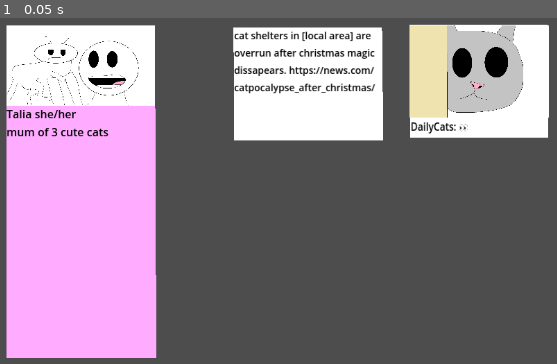
Above: before the commit, frame 1.
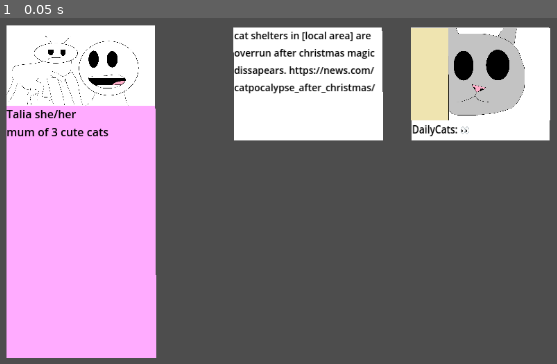
Above: after the commit, the same moment.

Repository: Wilvy10/Bonk
Game: Godot game, scene res://scenes/main_game.tscn
Two runs of this game, one before a commit and one after it. Both use one fixed random seed, a clock stepped at 60 frames per second and the inputs below. Before the commit the project starts from res://main_game.tscn.
Inputs:
- Up to frame 1 (0.05 s): no input

The runs differ from the first frame. In frame 1, 1.7% of the frame differs, in the area x 73-99%, y 1-36%.
Error after the commit: Parse Error: Expected indented block after function declaration. (res://scripts/post.gd:24)

Commit message:
added draggable
also added more files for general organisation

Diff:
--- a/sbgj-bonk(unnamed-project)/main_game.tscn
+++ /dev/null
@@ -1,69 +0,0 @@
-[gd_scene load_steps=3 format=3 uid="uid://ch3su8g5bqec0"]
-
-[ext_resource type="Texture2D" uid="uid://cg2405b3teyai" path="res://images/Person Icons/cat_person.png" id="1_yx7mw"]
-[ext_resource type="Texture2D" uid="uid://bov0ajova0mav" path="res://images/Post Icons/peeking_cat.png" id="2_ykeeq"]
-
-[node name="Node2D" type="Node2D"]
-
-[node name="user" type="Node" parent="."]
-
-[node name="user_background" type="Polygon2D" parent="user"]
-modulate = Color(1, 0.67058825, 1, 1)
-position = Vector2(143, 299)
-polygon = PackedVector2Array(-112, -244, 102, -245, 104, 235, -112, 235)
-
-[node name="user_details" type="Label" parent="user/user_background"]
-offset_left = -112.0
-offset_top = -129.0
-offset_right = 103.0
-offset_bottom = -52.0
-theme_override_colors/font_color = Color(0, 0, 0, 1)
-text = "Talia she/her
-mum of 3 cute cats"
-
-[node name="user_image" type="TextureRect" parent="user/user_background"]
-offset_left = -68.0
-offset_top = -77.0
-offset_right = 40.0
-offset_bottom = 40.0
-
-[node name="CatPerson" type="Sprite2D" parent="user"]
-position = Vector2(138.06252, 112)
-scale = Vector2(0.09282766, 0.08892746)
-texture = ExtResource("1_yx7mw")
-
-[node name="headline" type="Polygon2D" parent="."]
-z_index = 2
-position = Vector2(450.99994, 139)
-scale = Vector2(0.92703867, 1)
-polygon = PackedVector2Array(-100, -82, 131, -82, 133, 81, -99, 81)
-
-[node name="headline_text" type="Label" parent="headline"]
-offset_left = -98.9213
-offset_top = -82.0
-offset_right = 131.60187
-offset_bottom = 74.0
-theme_override_colors/font_color = Color(0, 0, 0, 1)
-theme_override_font_sizes/font_size = 15
-text = "cat shelters in [local area] are overrun after christmas magic dissapears. https://news.com/catpocalypse_after_christmas/"
-autowrap_mode = 3
-clip_text = true
-
-[node name="post" type="Polygon2D" parent="headline"]
-z_index = 2
-position = Vector2(266.43982, -4)
-scale = Vector2(0.92703867, 1)
-polygon = PackedVector2Array(-100, -82, 131, -82, 133, 81, -99, 81)
-
-[node name="PeekingCat" type="Sprite2D" parent="headline/post"]
-position = Vector2(16.942505, -14.674061)
-scale = Vector2(0.13198397, 0.10289207)
-texture = ExtResource("2_ykeeq")
-
-[node name="Label" type="Label" parent="headline/post"]
-offset_left = -97.74247
-offset_top = 53.0
-offset_right = 131.48703
-offset_bottom = 76.0
-theme_override_colors/font_color = Color(0, 0, 0, 1)
-text = "DailyCats: 👀"
--- a/sbgj-bonk(unnamed-project)/project.godot
+++ b/sbgj-bonk(unnamed-project)/project.godot
@@ -11,7 +11,7 @@
 [application]
 
 config/name="SBGJ-Bonk(unnamed_project)"
-run/main_scene="res://main_game.tscn"
+run/main_scene="res://scenes/main_game.tscn"
 config/features=PackedStringArray("4.5", "Mobile")
 config/icon="res://icon.svg"
 
--- a/sbgj-bonk(unnamed-project)/Menu.tscn
+++ b/sbgj-bonk(unnamed-project)/scenes/Menu.tscn
@@ -1,6 +1,6 @@
 [gd_scene load_steps=3 format=3 uid="uid://yq3amqpq6k4p"]
 
-[ext_resource type="Script" uid="uid://byiade1vg0pc3" path="res://menu.gd" id="1_uubjt"]
+[ext_resource type="Script" uid="uid://byiade1vg0pc3" path="res://scripts/menu.gd" id="1_xdvgc"]
 
 [sub_resource type="StyleBoxFlat" id="StyleBoxFlat_5yleq"]
 bg_color = Color(1, 1, 1, 1)
@@ -12,7 +12,7 @@
 anchor_bottom = 1.0
 grow_horizontal = 2
 grow_vertical = 2
-script = ExtResource("1_uubjt")
+script = ExtResource("1_xdvgc")
 
 [node name="place holder background" type="Panel" parent="."]
 layout_mode = 1
--- /dev/null
+++ b/sbgj-bonk(unnamed-project)/scenes/main_game.tscn
@@ -0,0 +1,76 @@
+[gd_scene load_steps=4 format=3 uid="uid://ch3su8g5bqec0"]
+
+[ext_resource type="Texture2D" uid="uid://cg2405b3teyai" path="res://images/Person Icons/cat_person.png" id="1_d2op2"]
+[ext_resource type="Script" uid="uid://d0yl56gloome3" path="res://scripts/post.gd" id="2_0rdsr"]
+[ext_resource type="Texture2D" uid="uid://bov0ajova0mav" path="res://images/Post Icons/peeking_cat.png" id="3_ipu61"]
+
+[node name="Node2D" type="Node2D"]
+
+[node name="user" type="Node" parent="."]
+
+[node name="user_background" type="Polygon2D" parent="user"]
+modulate = Color(1, 0.67058825, 1, 1)
+position = Vector2(143, 299)
+polygon = PackedVector2Array(-112, -244, 102, -245, 104, 235, -112, 235)
+
+[node name="user_details" type="Label" parent="user/user_background"]
+offset_left = -112.0
+offset_top = -129.0
+offset_right = 103.0
+offset_bottom = -52.0
+theme_override_colors/font_color = Color(0, 0, 0, 1)
+text = "Talia she/her
+mum of 3 cute cats"
+
+[node name="CatPerson" type="Sprite2D" parent="user"]
+position = Vector2(138.06252, 112)
+scale = Vector2(0.09282766, 0.08892746)
+texture = ExtResource("1_d2op2")
+
+[node name="post" type="Polygon2D" parent="."]
+z_index = 2
+position = Vector2(700.00006, 139)
+scale = Vector2(0.8594007, 1)
+polygon = PackedVector2Array(-100, -82, 131, -82, 133, 81, -99, 81)
+script = ExtResource("2_0rdsr")
+
+[node name="PeekingCat" type="Sprite2D" parent="post"]
+position = Vector2(16.942505, -14.674061)
+scale = Vector2(0.13198397, 0.10289207)
+texture = ExtResource("3_ipu61")
+
+[node name="Label" type="Label" parent="post"]
+offset_left = -97.74247
+offset_top = 53.0
+offset_right = 131.48703
+offset_bottom = 76.0
+theme_override_colors/font_color = Color(0, 0, 0, 1)
+text = "DailyCats: 👀"
+
+[node name="Button" type="Button" parent="post"]
+modulate = Color(1, 1, 1, 0)
+offset_left = -100.06975
+offset_top = -82.0
+offset_right = -92.06975
+offset_bottom = -74.0
+scale = Vector2(29.187737, 20.391302)
+
+[node name="headline" type="Polygon2D" parent="."]
+z_index = 2
+position = Vector2(450.99994, 139)
+scale = Vector2(0.92703867, 1)
+polygon = PackedVector2Array(-100, -82, 131, -82, 133, 81, -99, 81)
+
+[node name="headline_text" type="Label" parent="headline"]
+offset_left = -98.9213
+offset_top = -82.0
+offset_right = 131.60187
+offset_bottom = 74.0
+theme_override_colors/font_color = Color(0, 0, 0, 1)
+theme_override_font_sizes/font_size = 15
+text = "cat shelters in [local area] are overrun after christmas magic dissapears. https://news.com/catpocalypse_after_christmas/"
+autowrap_mode = 3
+clip_text = true
+
+[connection signal="button_down" from="post/Button" to="post" method="_on_button_button_down"]
+[connection signal="button_up" from="post/Button" to="post" method="_on_button_button_up"]
--- a/sbgj-bonk(unnamed-project)/menu.gd
+++ b/sbgj-bonk(unnamed-project)/scripts/menu.gd
@@ -12,7 +12,7 @@
 
 
 func _on_start_pressed() -> void:
-	get_tree().change_scene_to_file("res://main_game.tscn")
+	get_tree().change_scene_to_file("res://scenes/main_game.tscn")
 
 
 func _on_settings_pressed() -> void:
--- /dev/null
+++ b/sbgj-bonk(unnamed-project)/scripts/post.gd
@@ -0,0 +1,24 @@
+extends Polygon2D
+
+var dragging = false
+var _offset = Vector2(0,0)
+var startPosition = Vector2(0,0)
+func _init():
+	#spawn at appropriate place
+	startPosition = position
+	print(startPosition)
+
+func _process(delta):
+	if dragging:
+		position = get_global_mouse_position() - _offset
+
+func _on_button_button_down() -> void:
+	dragging = true
+	_offset = get_global_mouse_position() - global_position
+
+
+func _on_button_button_up() -> void:
+	dragging = false
+	if (true):
+		position = startPosition
+func check_in_dropbox():
Renamed: sbgj-bonk(unnamed-project)/menu.gd.uid -> sbgj-bonk(unnamed-project)/scripts/menu.gd.uid
Not shown, added: sbgj-bonk(unnamed-project)/scripts/post.gd.uid
Renamed: sbgj-bonk(unnamed-project)/start_button.gd -> sbgj-bonk(unnamed-project)/scripts/start_button.gd
Renamed: sbgj-bonk(unnamed-project)/start_button.gd.uid -> sbgj-bonk(unnamed-project)/scripts/start_button.gd.uid
